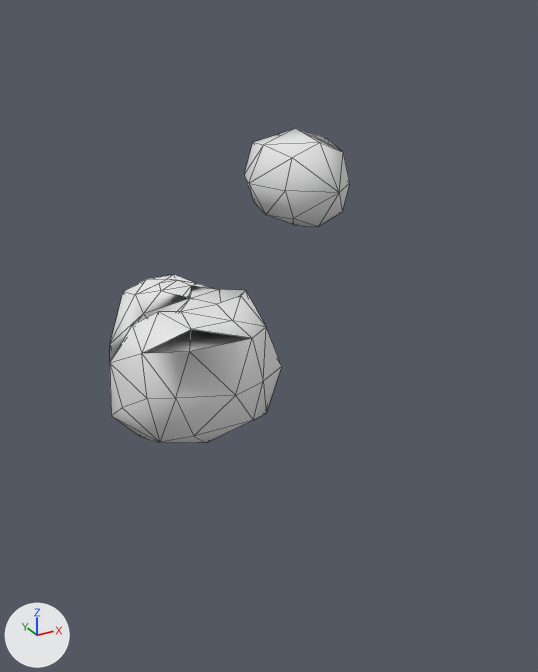
The OBJ model model.obj, before and after one commit.
Before and after are seen from a camera (50 mm lens) standing at (-3.14, -8.02, 2.15) and looking at (-0.06, -2.43, -0.65). Arrows for +X, +Y and +Z are at lower left; the lights stay in place. Mesh edges are drawn as thin lines. Where no turn or scale is listed for an object, it has been applied to the vertices. Vertices at the same position are counted once.

Objects in the first picture: 'model'.
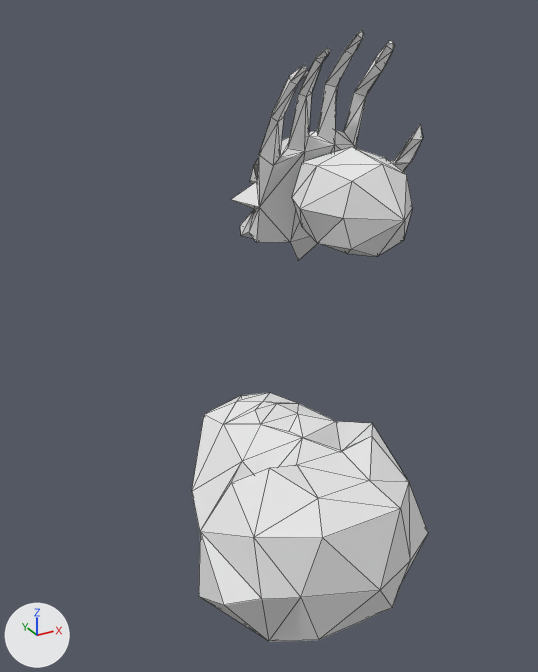
Commit message: Added hand geometry from the 'dry palms' project.

What changed in the scene script:
```text
Add mat_null__001:
    mat_null__001 = principled_material('(null).001')
    mat_null__001.base_color = (0.8, 0.8, 0.8)  # white #e7e7e7
    mat_null__001.roughness = 1.0
Change me_model:
    used by ob_model
    remove me_model.from_pydata(...)  # 82 vertices, 156 faces; spans x -1.59..1.51, y -3.16..-0.6, z -1.55..1.01
    add me_model.from_pydata(...)  # 207 vertices, 402 faces; spans x -1.37..1.88, y -4.67..-0.15, z -2.75..1.97
    me_model part 1: the loose piece of 26 vertices spanning x 0.41..1.51, y -1.96..-0.6, z -0.03..1.01 is moved by (0.0, -1.03, -0.04)
    me_model part 2: the loose piece of 56 vertices spanning x -1.59..-0.09, y -3.16..-1.3, z -1.55..-0.19 is scaled about its middle by 1.23, then moved by (0.4, -1.3, -1.04)
    me_model part 3: a new loose piece of 125 vertices spanning x 0.34..1.88, y -2.15..-0.15, z -0.5..1.97
    me_model part 4: the surface is now shaded flat
    add me_model.materials.append(mat_null__001)  # white #e7e7e7
```

What differs and where, as boxes (x1, y1, x2, y2) in the pictures (538 x 672 px; the box of a moved part takes in the faces that stretch with it):
'model', reshaped (94% taller)
    before: (110, 128, 350, 443)
    after: (192, 30, 428, 642)
part 1 of me_model, moved or reshaped
    before: (244, 128, 350, 226)
    after: (292, 147, 413, 257)
part 2 of me_model, moved or reshaped
    before: (110, 274, 282, 443)
    after: (192, 393, 428, 642)
part 3 of me_model, added
    after: (231, 30, 423, 260)
